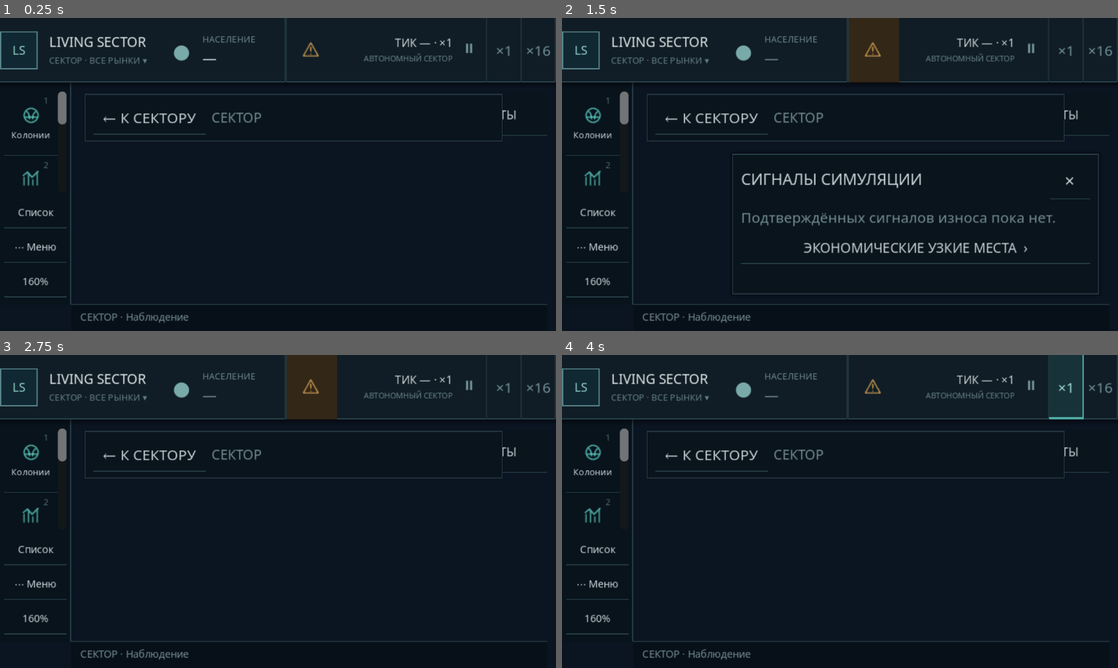
Above: before the commit, frames 1-4 (two rows, left to right).
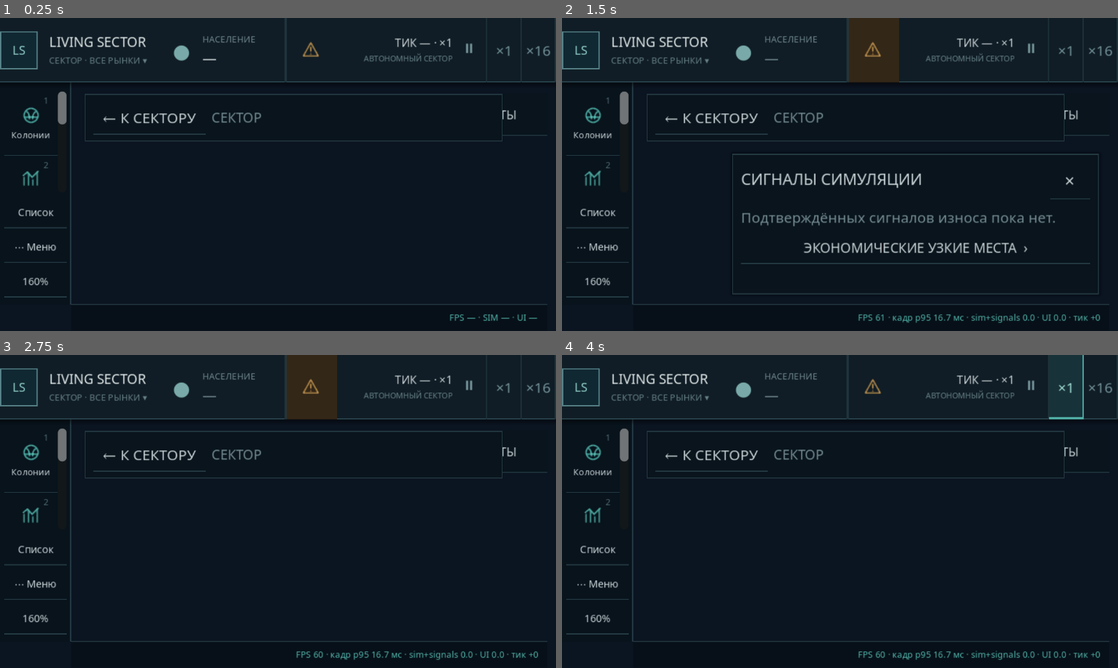
Above: after the commit, the same moments.

Repository: Mefits/Living-Sector
Game: Godot game, scene res://scenes/main.tscn
The game is run twice, just before and just after one commit, with the same random seed, the same clock (stepped at 60 frames per second) and the same inputs.
Inputs (mouse positions are in pixels of both pictures, inside the frame that each line leads up to):
- Up to frame 1 (0.25 s): no input
- Up to frame 2 (1.5 s): click "СЕКТОР · ВСЕ РЫНКИ ▾" at 0.5 s; click (873, 49) at 1.25 s
- Up to frame 3 (2.75 s): click "0" at 2 s
- Up to frame 4 (4 s): click "⏸" at 2.75 s; click "×1" at 3.5 s

The runs differ from the first frame. In frame 1, 0.3% of the frame differs, in the area x 14-97%, y 94-98%; in frame 2, 0.6%; in frame 3, 0.6%; in frame 4, 0.6%.
Error before the commit: Invalid call to function 'update_performance' in base 'Control (strategy_ui.gd)'. Expected 5 argument(s). (res://scripts/main.gd:750)

Commit message:
feat(ui): restore full historical performance counters to bottom bar [skip ci]

Diff:
--- a/godot/scripts/view/strategy_ui.gd
+++ b/godot/scripts/view/strategy_ui.gd
@@ -413,7 +413,7 @@
     _perf_readout = LSComponents.metric_text(
         "FPS — · SIM — · UI —", &"LSFooterDiagnostic")
     _perf_readout.horizontal_alignment = HORIZONTAL_ALIGNMENT_RIGHT
-    _perf_readout.size_flags_horizontal = Control.SIZE_SHRINK_END
+    _perf_readout.size_flags_horizontal = Control.SIZE_EXPAND_FILL
     _perf_readout.tooltip_text = "Диагностика производительности профайлера UIFrame"
     status_row.add_child(_perf_readout)
 
@@ -914,6 +914,13 @@
         _alerts_popover.offset_bottom = maxf(
             _alerts_popover.offset_top + 45.0,
             float(layout["alert_bottom"]))
+    if _footer_status != null:
+        # Status duplicates the top HUD's tick and pause. Give the existing
+        # performance counters priority on scaled laptop viewports.
+        _footer_status.visible = vw >= 1400.0
+    if _perf_readout != null:
+        _perf_readout.add_theme_font_size_override(
+            "font_size", 8 if vw < 1100.0 else 9)
     if _footer_panel != null:
         _footer_panel.offset_left = RAIL_W
         _footer_panel.offset_right = (
@@ -925,12 +932,16 @@
 ## The already-existing UIFrameProfiler owns timing samples. Reuse its
 ## scalars; do not sample World, N158 or network from the HUD.
 func update_performance(fps: int, sim_ms: float, ui_ms: float,
-        worker: bool, details: String = "") -> void:
+        worker: bool, details: String = "", full_line: String = "") -> void:
     if _perf_readout == null:
         return
+    # Preserve the complete existing UIFrameProfiler readout, including
+    # frame p95, worker CPU, SIM, UI and ticks/frame. No extra World reads.
     var sim_label: String = "SIM" if worker else "SIM p95"
-    _perf_readout.text = "FPS %d  ·  %s %.1fмс  ·  UI p95 %.1fмс" % [
-        maxi(0, fps), sim_label, maxf(0.0, sim_ms), maxf(0.0, ui_ms)]
+    _perf_readout.text = full_line if not full_line.is_empty() else (
+        "FPS %d · %s %.1fмс · UI p95 %.1fмс" % [
+            maxi(0, fps), sim_label, maxf(0.0, sim_ms),
+            maxf(0.0, ui_ms)])
     _perf_readout.tooltip_text = (
         "PING —: игра исполняется локально, сетевого RTT нет.\n" +
         ("SIM: последний завершённый шаг фонового N158.\n"
